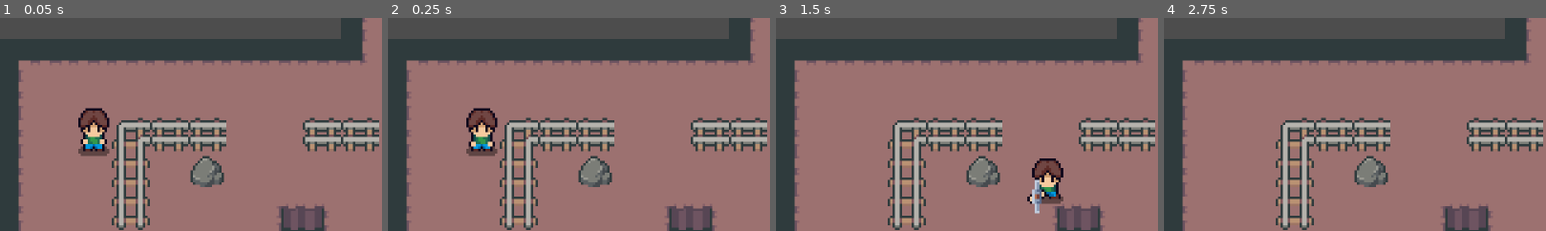
Above: before the commit, frames 1-4 (left to right).
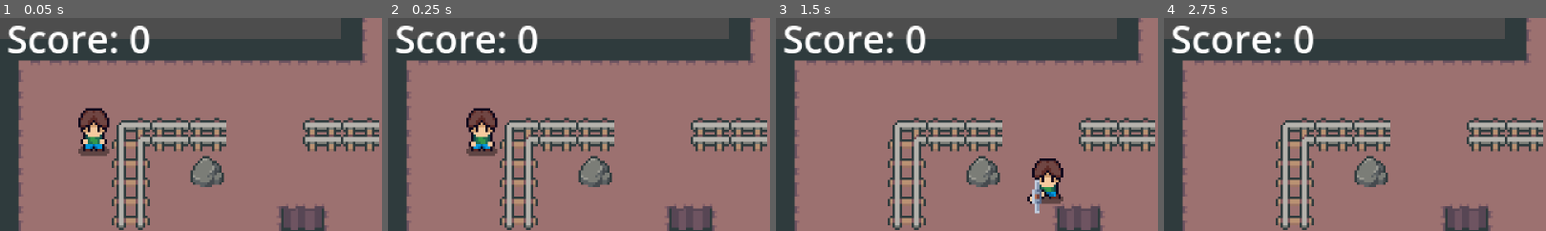
Above: after the commit, the same moments.

Repository: yi2003/mining
Game: Godot game, scene res://scenes/level.tscn
Same seed, same stepped clock (60 frames per second), same inputs: the game is played once before the commit and once after it.
Inputs:
- Up to frame 1 (0.05 s): no input
- Up to frame 2 (0.25 s): no input
- Up to frame 3 (1.5 s): hold Right (ui_right) 0.53-1.28 s; hold Space (attack) 0.53-1.28 s; hold Down (ui_down) from 1.28 s (still down); tap Space (attack) at 1.35 s
- Up to frame 4 (2.75 s): release Down (ui_down) at 2.03 s; hold Right (ui_right) from 2.03 s (still down); hold Space (attack) from 2.03 s (still down)
The pictures show only the part of the screen within x 0-50%, y 4-54%; the shares and areas given below are measured in that part.

The runs differ from the first frame. In frame 1, 2.0% of the frame differs, in the area x 2-40%, y 3-17%; in frame 2, 2.0%; in frame 3, 2.0%; in frame 4, 2.0%.

Commit message:
feat: add score label and ore collection handling in level
Co-Authored-By: Claude Opus 4.6 <noreply@anthropic.com>

Diff:
--- a/assets/scripts/level.gd
+++ b/assets/scripts/level.gd
@@ -2,6 +2,7 @@
 
 @onready var rock_scene = preload("res://scenes/rock.tscn")
 @onready var map = $Map/TileMapLayer
+@onready var score_label = $ScoreLabel
 var ore_scenes = {
 	"coal": preload("res://scenes/coal.tscn"),
 	"gold": preload("res://scenes/gold.tscn"),
@@ -71,6 +72,7 @@
 	ore.position = spawn_pos
 	ore.modulate.a = 0
 	$YSort.add_child(ore)
+	ore.collected.connect(_on_Ore_collected)
 
 	var tween = create_tween()
 	tween.set_ease(Tween.EASE_OUT)
@@ -83,3 +85,10 @@
 	var player = $YSort/Player
 	$YSort.remove_child(player)
 	$YSort.add_child(player)
+
+func _on_Ore_collected(points: int):
+	GameState.add_score(points)
+	_update_score_label()
+
+func _update_score_label():
+	score_label.text = "Score: " + str(GameState.score)
--- a/scenes/level.tscn
+++ b/scenes/level.tscn
@@ -14,3 +14,10 @@
 
 [node name="Player" parent="YSort" unique_id=1413802782 instance=ExtResource("1_dyaho")]
 position = Vector2(41, 56)
+
+[node name="ScoreLabel" type="Label" parent="." unique_id=123456789]
+offset_left = 4.0
+offset_top = 4.0
+offset_right = 80.0
+offset_bottom = 20.0
+text = "Score: 0"
